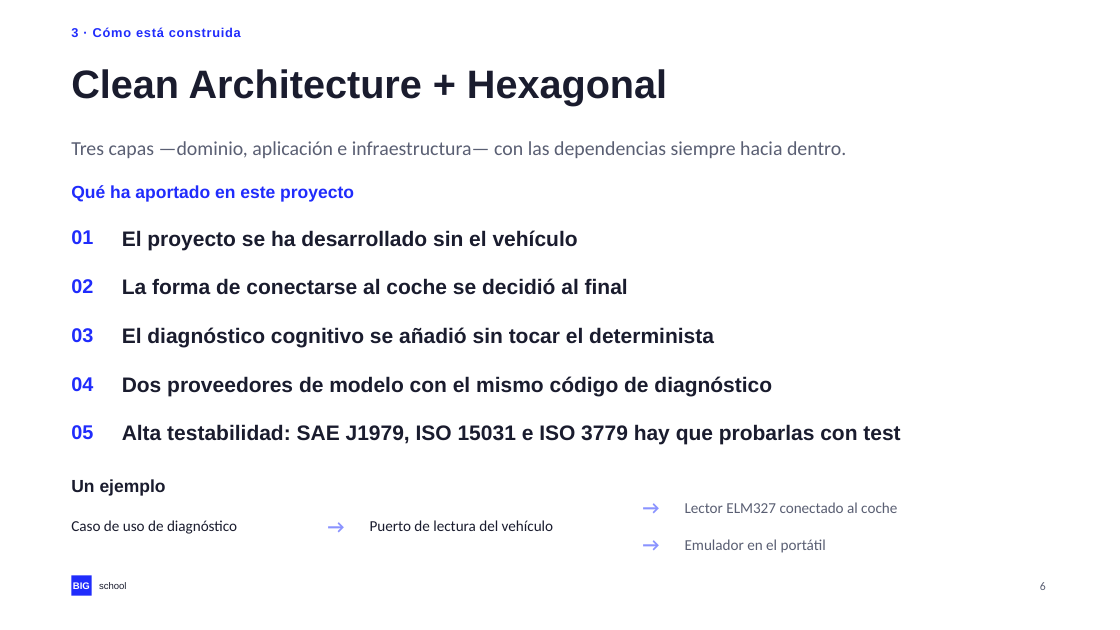
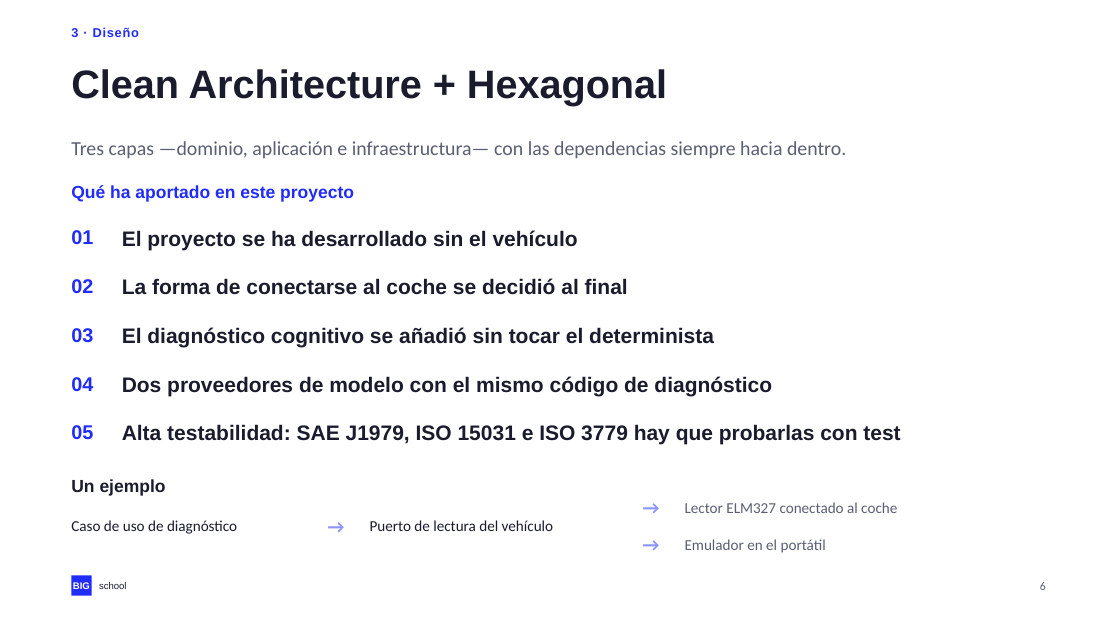
Before and after one commit to NovilloQuinta/intelligent-automotive-diagnostics, a slide deck: slide 6 of docs/presentacion/tfm-intelligent-automotive-diagnostics.pptx. Drawn at 1120x630 pixels with LibreOffice and Linux fonts; fonts in the diff are those of the drawing. Boxes give left, top, right and bottom in pixels: in the first picture for what was removed or moved away, otherwise in the second. Text is boxed around its words. In the diff, an @@ line names an element or a change of style, - is before the commit and + after.

```diff
--- a/docs/presentacion/tfm-intelligent-automotive-diagnostics.pptx
+++ b/docs/presentacion/tfm-intelligent-automotive-diagnostics.pptx
@@ text at bbox=[71, 27, 139, 37]: text changed @@
-3 · Cómo está construida
+3 · Diseño
```
Also in this commit, not shown: 17 other slides changed, 3 other files.
